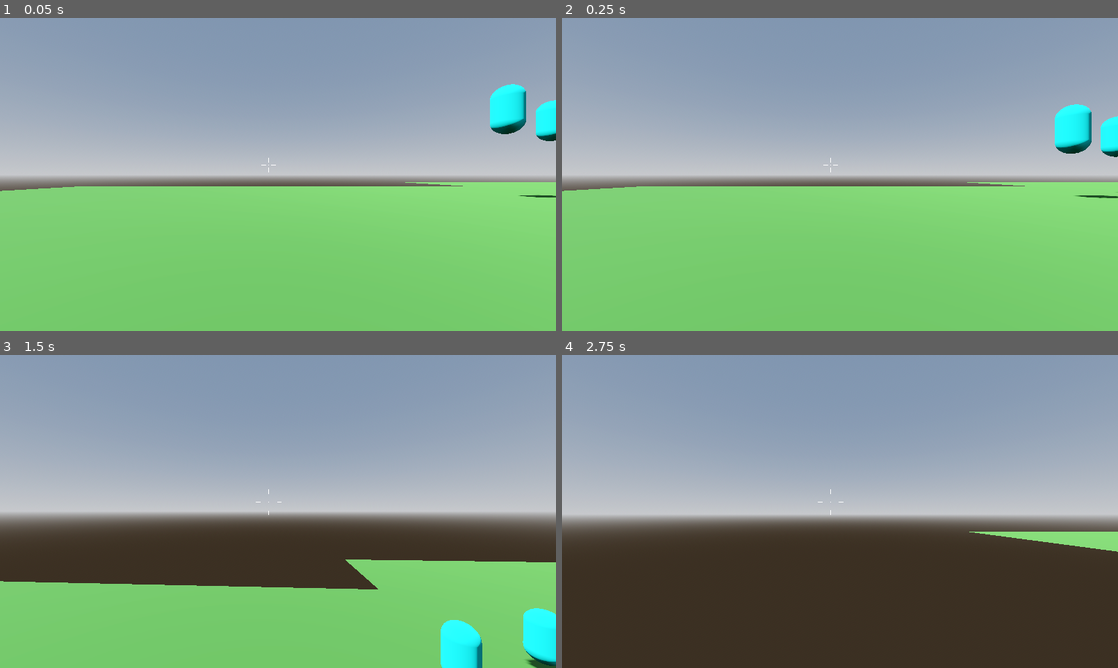
Above: before the commit, frames 1-4 (two rows, left to right).
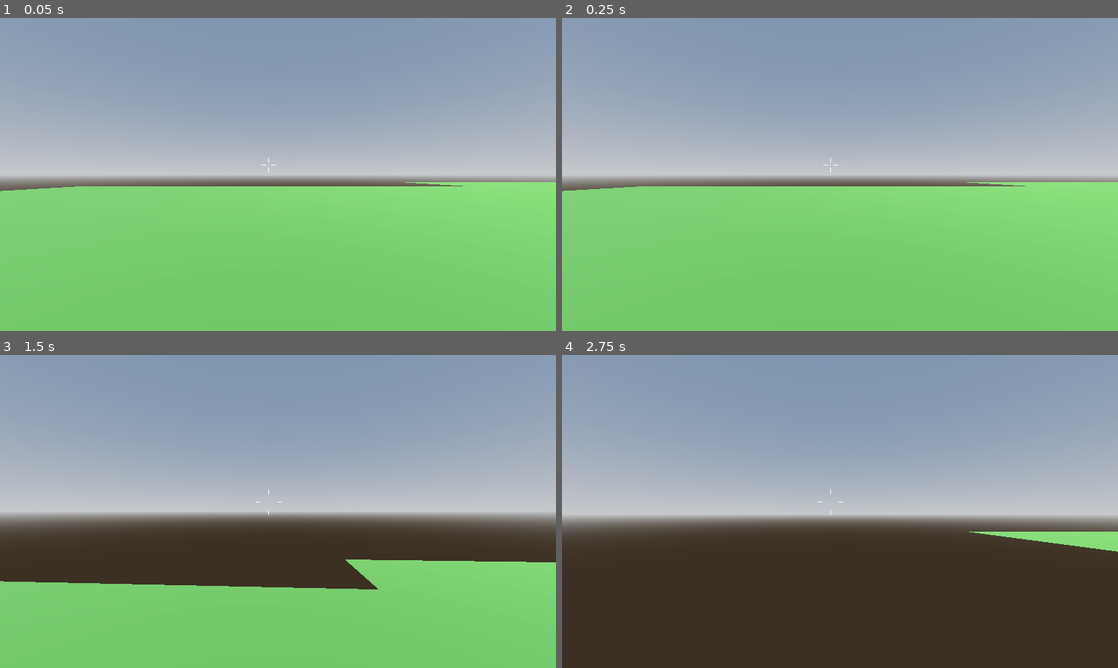
Above: after the commit, the same moments.

Repository: ChaffeyGameDevelopmentClub/cyberrun
Game: Godot game, scene res://Scenes/Player/Testing/TestingWorld.tscn
Two runs of this game, one before a commit and one after it. Both use one fixed random seed, a clock stepped at 60 frames per second and the inputs below. The project has no main scene, so this scene is started directly.
Inputs (mouse positions are in pixels of both pictures, inside the frame that each line leads up to):
- Up to frame 1 (0.05 s): no input
- Up to frame 2 (0.25 s): no input
- Up to frame 3 (1.5 s): move the mouse to (400, 495) at 0.52 s; hold D (right) 0.53-1.28 s; tap Space (jump) at 0.6, 0.77, 1.07 s; move the mouse to (250, 511) at 1.27 s; hold W (up) from 1.28 s (still down); tap Ctrl (slide) at 1.35 s
- Up to frame 4 (2.75 s): keep holding W (up); tap Space (jump) at 1.52, 1.55, 1.82, 2.1 s; move the mouse to (851, 505) at 2.02 s

The runs differ from the first frame. In frame 1, 1.4% of the frame differs, in the area x 88-100%, y 21-58%; in frame 2, 1.3%; in frame 3, 2.1%, in the area x 79-100%, y 80-100%; in frame 4, nothing differs.

Commit message:
Made body and work in game

Diff:
--- a/Godot/cyberrun/Scenes/Enemies/charger.tscn
+++ b/Godot/cyberrun/Scenes/Enemies/charger.tscn
@@ -1,10 +1,12 @@
-[gd_scene load_steps=4 format=3 uid="uid://bvg8clwq15nq2"]
+[gd_scene load_steps=5 format=3 uid="uid://bvg8clwq15nq2"]
 
 [ext_resource type="Script" path="res://charger.gd" id="1_hggmr"]
 
 [sub_resource type="CapsuleShape3D" id="CapsuleShape3D_j7qmn"]
 
 [sub_resource type="CylinderShape3D" id="CylinderShape3D_7s0eq"]
+
+[sub_resource type="CapsuleMesh" id="CapsuleMesh_xwwc6"]
 
 [node name="Charger" type="CharacterBody3D" node_paths=PackedStringArray("navAgent", "cool_down", "stagger")]
 script = ExtResource("1_hggmr")
@@ -33,6 +35,9 @@
 
 [node name="wait_timer" type="Timer" parent="."]
 
+[node name="MeshInstance3D" type="MeshInstance3D" parent="."]
+mesh = SubResource("CapsuleMesh_xwwc6")
+
 [connection signal="timeout" from="Node/stagger" to="." method="_on_stagger_timeout"]
 [connection signal="timeout" from="cool_down" to="." method="_on_cool_down_timeout"]
 [connection signal="body_entered" from="sight" to="." method="_on_sight_body_entered"]
--- a/Godot/cyberrun/Scenes/Player/Testing/TestingWorld.tscn
+++ b/Godot/cyberrun/Scenes/Player/Testing/TestingWorld.tscn
@@ -1,7 +1,7 @@
 [gd_scene load_steps=18 format=3 uid="uid://r3ba0spek7fo"]
 
 [ext_resource type="PackedScene" uid="uid://di552ovbiyxq0" path="res://Scenes/Player/player.tscn" id="1_t1b7e"]
-[ext_resource type="PackedScene" uid="uid://c8jxvgc60xvd3" path="res://Scenes/Enemies/enemy_manager.tscn" id="2_fo132"]
+[ext_resource type="PackedScene" uid="uid://bvg8clwq15nq2" path="res://Scenes/Enemies/charger.tscn" id="2_wqq6v"]
 
 [sub_resource type="ProceduralSkyMaterial" id="ProceduralSkyMaterial_6wf8v"]
 sky_horizon_color = Color(0.64625, 0.65575, 0.67075, 1)
@@ -62,9 +62,6 @@
 environment = SubResource("Environment_6wwgj")
 
 [node name="Player" parent="." instance=ExtResource("1_t1b7e")]
-
-[node name="EnemyManager" parent="." instance=ExtResource("2_fo132")]
-transform = Transform3D(0.5, 0, 0, 0, 0.5, 0, 0, 0, 0.5, 6.46901, 1.88231, -3.47438)
 
 [node name="NavigationRegion3D" type="NavigationRegion3D" parent="."]
 navigation_mesh = SubResource("NavigationMesh_6clb4")
@@ -152,3 +149,7 @@
 
 [node name="CollisionShape3D" type="CollisionShape3D" parent="NavigationRegion3D/World/MeshInstance3D8/StaticBody3D"]
 shape = SubResource("ConcavePolygonShape3D_66gd0")
+
+[node name="Charger" parent="." node_paths=PackedStringArray("player") instance=ExtResource("2_wqq6v")]
+transform = Transform3D(1, 0, 0, 0, 1, 0, 0, 0, 1, 22.6122, 1, -5)
+player = NodePath("../Player")
--- a/Godot/cyberrun/Scenes/Player/Testing/test_map.tscn
+++ b/Godot/cyberrun/Scenes/Player/Testing/test_map.tscn
@@ -1,7 +1,8 @@
-[gd_scene load_steps=27 format=3 uid="uid://c635fdneot0qn"]
+[gd_scene load_steps=28 format=3 uid="uid://crdi2q4miqxty"]
 
 [ext_resource type="PackedScene" uid="uid://1mq2syna5chq" path="res://Scenes/Player/Testing/Test Map.glb" id="1_if85p"]
 [ext_resource type="PackedScene" uid="uid://di552ovbiyxq0" path="res://Scenes/Player/player.tscn" id="2_218we"]
+[ext_resource type="PackedScene" uid="uid://bvg8clwq15nq2" path="res://Scenes/Enemies/charger.tscn" id="3_ns2er"]
 
 [sub_resource type="ProceduralSkyMaterial" id="ProceduralSkyMaterial_4wbsr"]
 sky_horizon_color = Color(0.64625, 0.65575, 0.67075, 1)
@@ -81,10 +82,13 @@
 
 [node name="TestMap" instance=ExtResource("1_if85p")]
 
-[node name="WorldEnvironment" type="WorldEnvironment" parent="." index="0"]
+[node name="NavigationRegion3D" type="NavigationRegion3D" parent="." index="0"]
+transform = Transform3D(1, 0, 0, 0, 1, 0, 0, 0, 1, -9.00966, 1.4766, 0.590321)
+
+[node name="WorldEnvironment" type="WorldEnvironment" parent="." index="1"]
 environment = SubResource("Environment_8suhp")
 
-[node name="DirectionalLight3D" type="DirectionalLight3D" parent="." index="1"]
+[node name="DirectionalLight3D" type="DirectionalLight3D" parent="." index="2"]
 transform = Transform3D(-0.866025, -0.433013, 0.25, 0, 0.5, 0.866025, -0.5, 0.75, -0.433013, 0, 0, 0)
 shadow_enabled = true
 
@@ -193,5 +197,9 @@
 [node name="CollisionShape3D" type="CollisionShape3D" parent="Stair_005/StaticBody3D" index="0"]
 shape = SubResource("ConcavePolygonShape3D_gh8m5")
 
-[node name="Player" parent="." index="23" instance=ExtResource("2_218we")]
+[node name="Player" parent="." index="24" instance=ExtResource("2_218we")]
 transform = Transform3D(2.5, 0, 0, 0, 2.5, 0, 0, 0, 2.5, 0.465471, 1.15357, -0.00609326)
+
+[node name="Charger" parent="." index="25" node_paths=PackedStringArray("player") instance=ExtResource("3_ns2er")]
+transform = Transform3D(1, 0, 0, 0, 1, 0, 0, 0, 1, -9.00966, 1.4766, 0.590321)
+player = NodePath("../Player")
--- a/Godot/cyberrun/charger.gd
+++ b/Godot/cyberrun/charger.gd
@@ -60,21 +60,13 @@
 				inAir = false
 				vulnerable = false
 
-	# Add the gravity.
-	if not is_on_floor():
-		velocity += get_gravity() * delta
 
-	# Handle jump.
 
-		velocity.y = JUMP_VELOCITY
 
 	# Get the input direction and handle the movement/deceleration.
 	# As good practice, you should replace UI actions with custom gameplay actions.
 
 
-	else:
-		velocity.x = move_toward(velocity.x, 0, SPEED)
-		velocity.z = move_toward(velocity.z, 0, SPEED)
 
 	move_and_slide()
 #function
